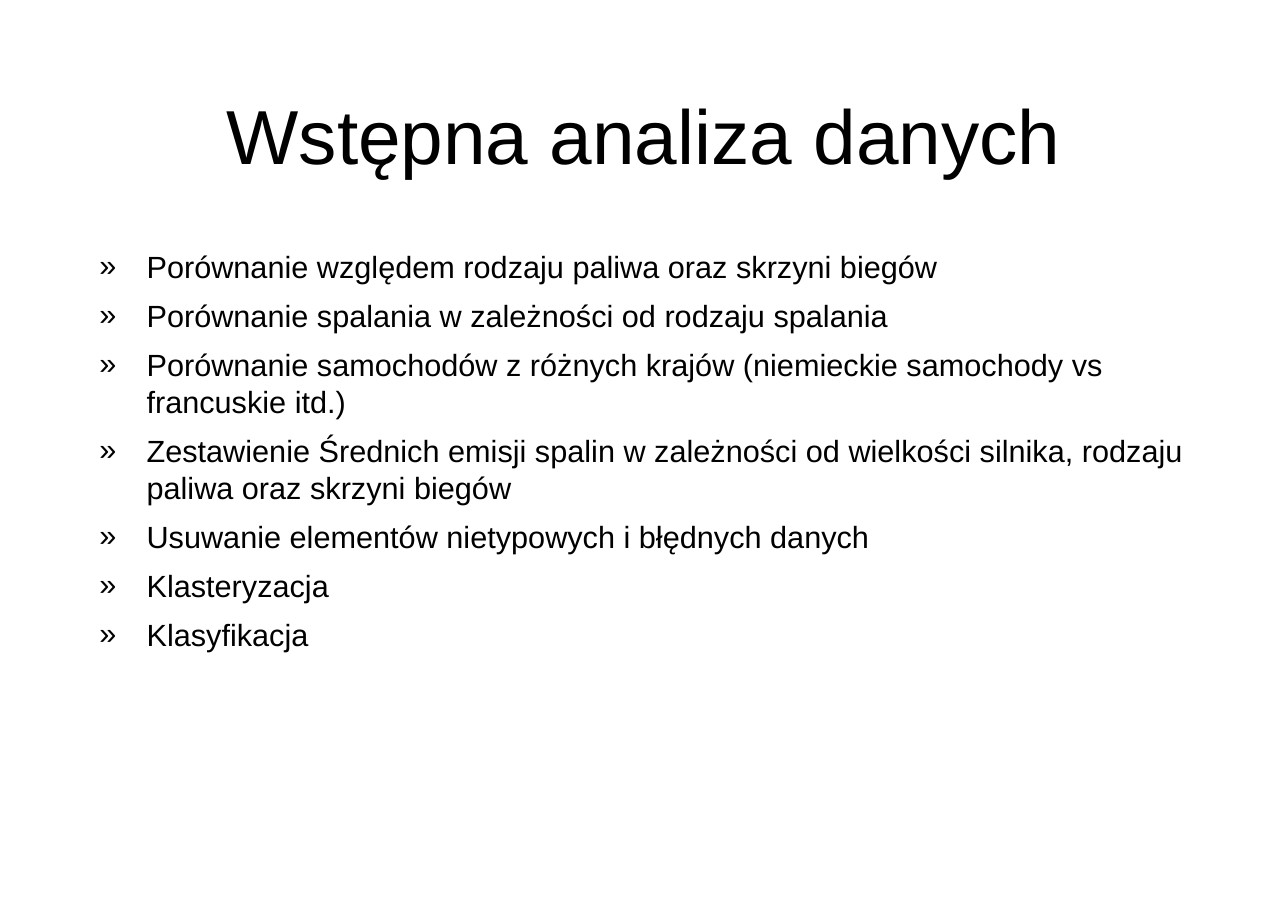
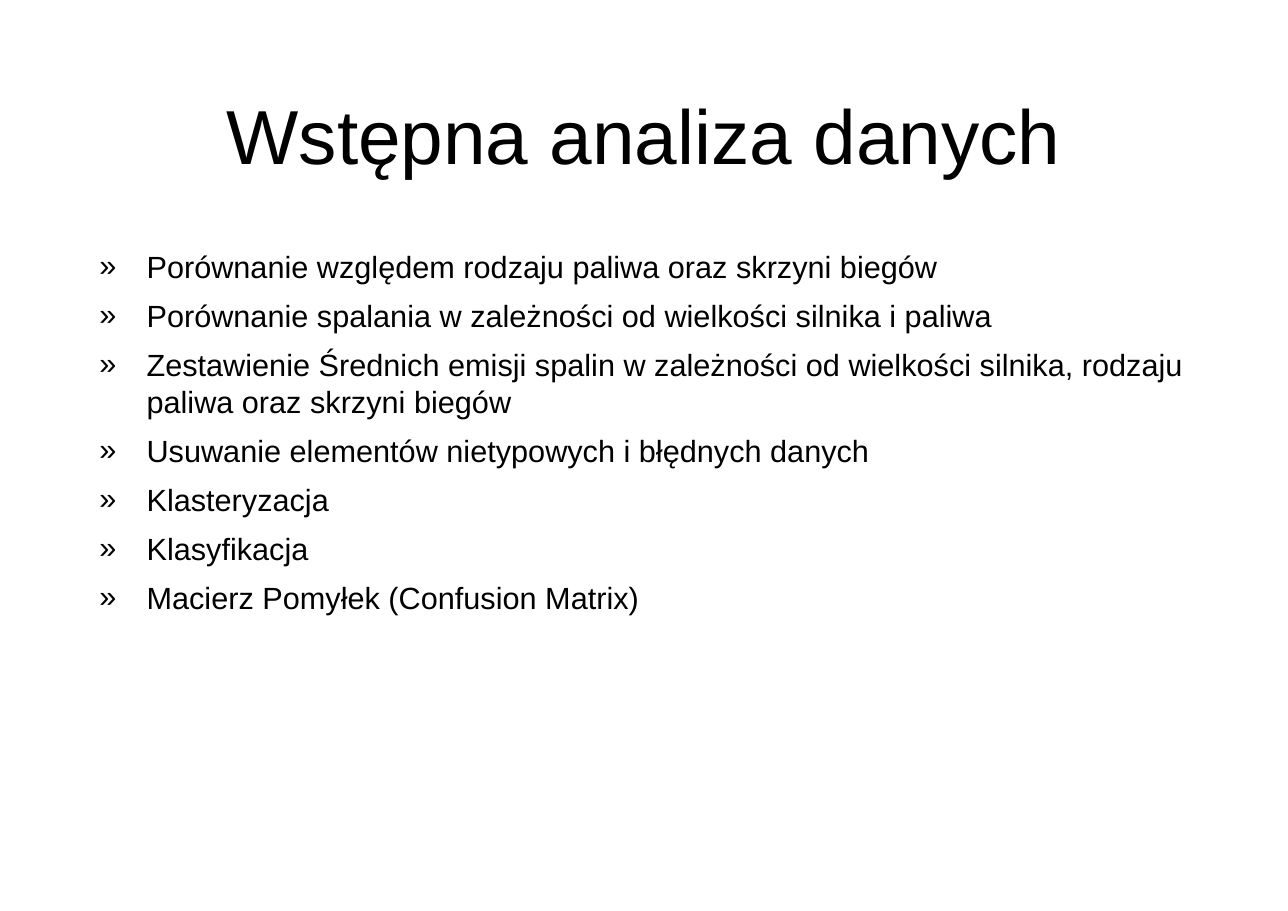
Before and after one commit to michalloska/DataExploration_Project, a slide deck: slide 3 of prezentacja.ppt. Drawn at 1288x911 pixels with LibreOffice and Linux fonts; fonts in the diff are those of the drawing; background and template pictures are left out. Boxes give left, top, right and bottom in pixels: in the first picture for what was removed or moved away, otherwise in the second. Text is boxed around its words. In the diff, an @@ line names an element or a change of style, - is before the commit and + after.

```diff
--- a/prezentacja.ppt
+++ b/prezentacja.ppt
@@ text at [147,304,992,333]: text changed @@
-» Porównanie spalania w zależności od rodzaju spalania
-» Porównanie samochodów z różnych krajów (niemieckie samochody vs francuskie itd.)
+» Porównanie spalania w zależności od wielkości silnika i paliwa
@@ text at [147,586,639,615]: paragraph added @@
+» Macierz Pomyłek (Confusion Matrix)
```
Also in this commit, not shown: 3 other slides changed, 1 slide added, 2 slides removed, 2 other files.
